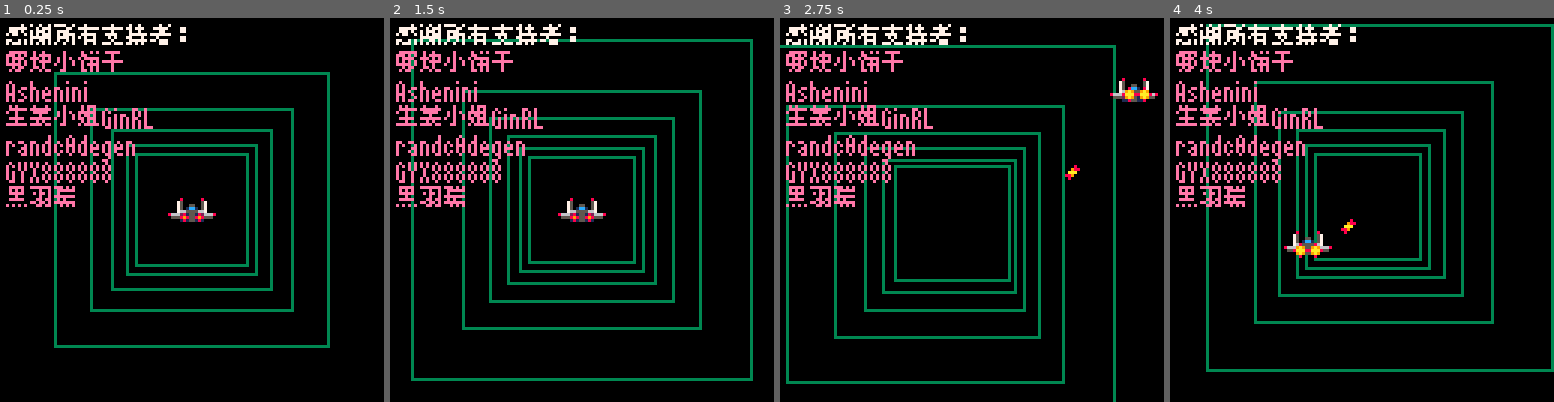
Above: before the commit, frames 1-4 (left to right).
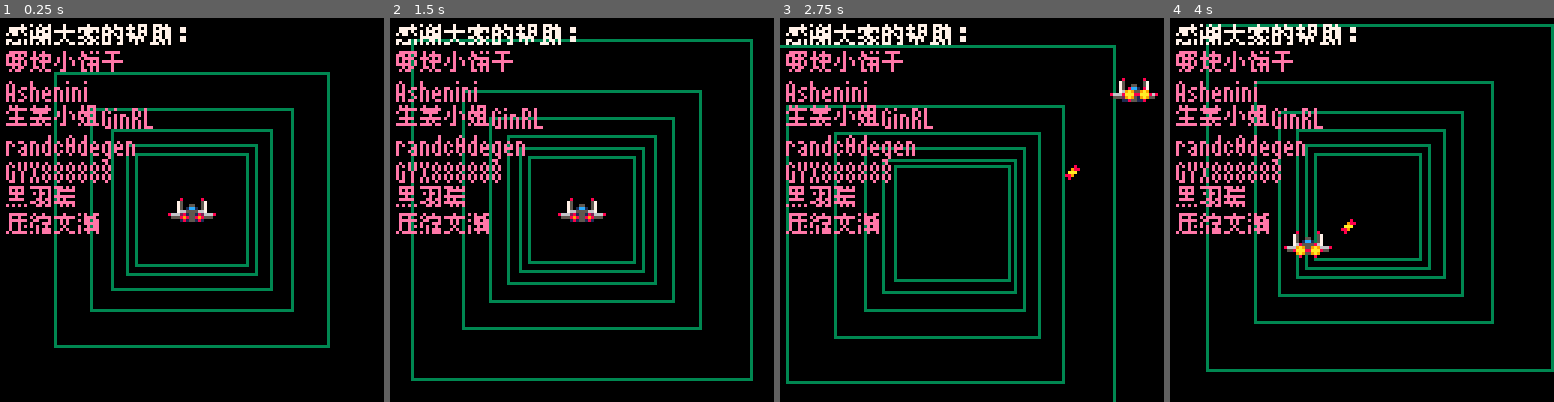
Above: after the commit, the same moments.

Repository: hp7hao/picovibe
Game: PICO-8 cartridge carts/pico8pixelbomb/pico8go-thanks/pico8go-thanks.p8
Two runs of this game, one before a commit and one after it. Both use one fixed random seed, a clock stepped at 60 frames per second and the inputs below.
Inputs:
- Up to frame 1 (0.25 s): no input
- Up to frame 2 (1.5 s): tap X (X key) at 0.33, 1.07 s; tap O (Z key) at 0.7 s
- Up to frame 3 (2.75 s): hold Right 1.6-2.1 s; tap O (Z key) at 1.7, 2.1, 2.5 s; tap X (X key) at 1.85 s; hold Up 2.15-2.42 s; hold Right from 2.47 s (still down)
- Up to frame 4 (4 s): tap O (Z key) at 2.9, 3.3, 3.7 s; tap X (X key) at 2.97 s; release Right at 3.03 s; hold Left 3.08-3.58 s; hold Down 3.63-3.97 s

The runs differ from the first frame. In frame 1, 1.3% of the frame differs, in the area x 1-45%, y 1-57%; in frame 2, 1.3%; in frame 3, 1.3%; in frame 4, 1.3%.

Commit message:
update thanks list

Diff:
--- a/carts/pico8pixelbomb/pico8go-thanks/pico8go-thanks.p8
+++ b/carts/pico8pixelbomb/pico8go-thanks/pico8go-thanks.p8
@@ -307,6 +307,7 @@
  _p("t4",x,y,14);y=y+glbs.lh
  _p("t5",x,y,14);y=y+glbs.lh
  _p("t6",x,y,14);y=y+glbs.lh
+ _p("t7",x,y,14);y=y+glbs.lh
 end
 
 function draw_game()
--- a/carts/pico8pixelbomb/pico8go-thanks/pico8go-thanks.texts.enus.lua
+++ b/carts/pico8pixelbomb/pico8go-thanks/pico8go-thanks.texts.enus.lua
@@ -1,8 +1,9 @@
 i18n.texts["enus"]={}
-i18n.texts["enus"]["t0"]="04804a888a4048000ca8880480004ae860480226aaa602822aa048004e444201800048004e44420480004aaa401800048004e4442048088caaaa0480004ae86018000480006842c048000aaaa604a000caaac8804a000caaac880480004aaa4048000ca888048004e44420480004ae86048000ca8880480006842c"
+i18n.texts["enus"]["t0"]="0480e444444048088caaaa048000c26a6048000caaaa048088aacaa0480006842c01800048004e44420480004aaa4018000480004ae86048000aaa440480004ae86048000ca88804a000aaaa62c0480004aaa4048000caaaa0480004ae860282a000480006842c01800048088caaaa0480004ae860282aaa04a000caaac880280202"
 i18n.texts["enus"]["t1"]="17eeabcaafa2c58001485eea5e486896001101054529210300014a60be4a5e4a6a0017c1010fe10101000"
 i18n.texts["enus"]["t2"]="04804aaaeaa0480006842c048088caaaa0480004ae86048000caaaa02822aa048000caaaa02822aa"
 i18n.texts["enus"]["t3"]="1507e90107c10fe00144fe7c10fe28f6001101054529210300015c54fcb4dc54be0004804a8aaa602822aa048000caaaa0480caacaaa0480888888e"
 i18n.texts["enus"]["t4"]="048000ca888048000c26a6048000caaaa0480226aaa60480004a8a404804aaeaa40480226aaa60480004ae8604a0006aaa62c0480004ae86048000caaaa"
 i18n.texts["enus"]["t5"]="04804a8aaa60480aaa44440480aa444aa04804aa4aa404804aa4aa404804aa4aa404804aa4aa404804aa4aa404804aa4aa4"
 i18n.texts["enus"]["t6"]="17c547c107c00aa001fe125a1236da36001ea7e40fe50fe2a00"
+i18n.texts["enus"]["t7"]="17e487e484a48be00148be628ea42eae00110fe28281028c6001a63cb63e96be9200"
--- a/carts/pico8pixelbomb/pico8go-thanks/pico8go-thanks.texts.zhcn.lua
+++ b/carts/pico8pixelbomb/pico8go-thanks/pico8go-thanks.texts.zhcn.lua
@@ -1,8 +1,9 @@
 i18n.texts["zhcn"]={}
-i18n.texts["zhcn"]["t0"]="1047e74b200caba001922ebaaefe9aaa001f20c785e7a4a9200120fe207ca43c2400110fe10782810ee00148dc487ec47ed4001127c18fe20dc1c0010030300030300000"
+i18n.texts["zhcn"]["t0"]="1047e74b200caba001922ebaaefe9aaa0011010fe101028c600110feba30da2cda00148eeb2eaa6a2e60014eea4eea7c5410001745e7656765aea0010030300030300000"
 i18n.texts["zhcn"]["t1"]="17eeabcaafa2c58001485eea5e486896001101054529210300014a60be4a5e4a6a0017c1010fe10101000"
 i18n.texts["zhcn"]["t2"]="04804aaaeaa0480006842c048088caaaa0480004ae86048000caaaa02822aa048000caaaa02822aa"
 i18n.texts["zhcn"]["t3"]="1507e90107c10fe00144fe7c10fe28f6001101054529210300015c54fcb4dc54be0004804a8aaa602822aa048000caaaa0480caacaaa0480888888e"
 i18n.texts["zhcn"]["t4"]="048000ca888048000c26a6048000caaaa0480226aaa60480004a8a404804aaeaa40480226aaa60480004ae8604a0006aaa62c0480004ae86048000caaaa"
 i18n.texts["zhcn"]["t5"]="04804a8aaa60480aaa44440480aa444aa04804aa4aa404804aa4aa404804aa4aa404804aa4aa404804aa4aa404804aa4aa4"
 i18n.texts["zhcn"]["t6"]="17c547c107c00aa001fe125a1236da36001ea7e40fe50fe2a00"
+i18n.texts["zhcn"]["t7"]="17e487e484a48be00148be628ea42eae00110fe28281028c6001a63cb63e96be9200"
Not shown, changed: carts/pico8pixelbomb/pico8go-thanks/pico8go-thanks.meta.enus.json
Not shown, changed: carts/pico8pixelbomb/pico8go-thanks/pico8go-thanks.meta.zhcn.json
Not shown, changed: carts/pico8pixelbomb/pico8go-thanks/pico8go-thanks.p8.png
Not shown, changed: carts/pico8pixelbomb/pico8go-thanks/release/pico8go-thanks.enus.p8.png
Not shown, changed: carts/pico8pixelbomb/pico8go-thanks/release/pico8go-thanks.zhcn.p8.png
